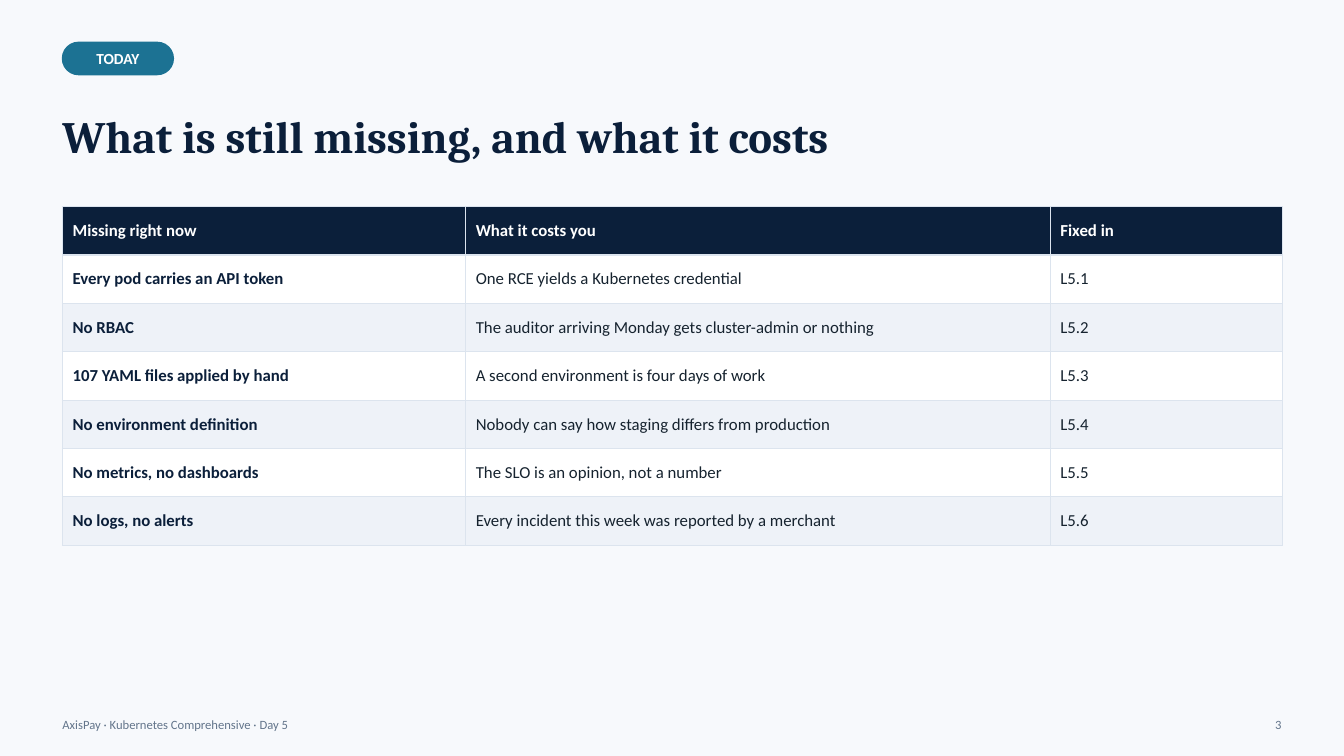
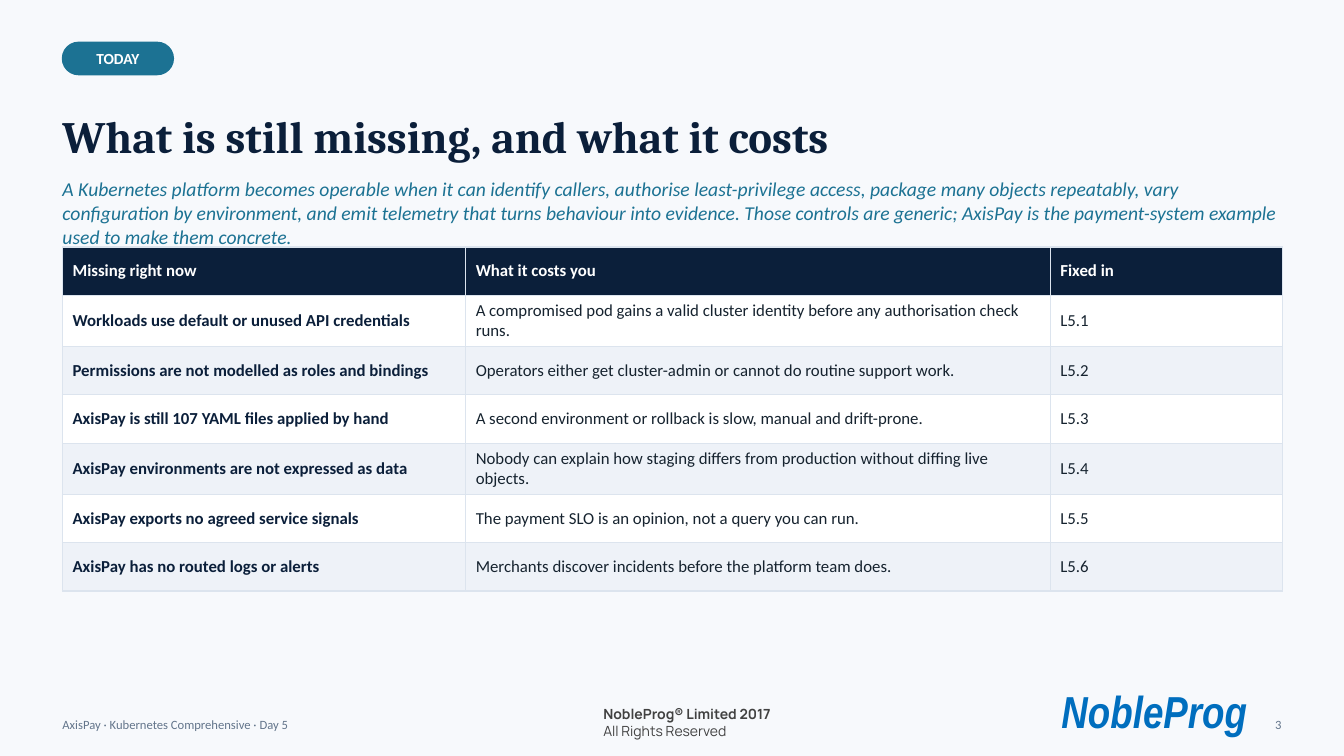
Before and after one commit to kumbulanit/kubernetescompr, a slide deck: slide 3 of days/day5/AxisPay-K8s-Day5.pptx. Drawn at 1344x756 pixels with LibreOffice and Linux fonts; fonts in the diff are those of the drawing; background and template pictures are left out. Boxes give left, top, right and bottom in pixels: in the first picture for what was removed or moved away, otherwise in the second. Text is boxed around its words. In the diff, an @@ line names an element or a change of style, - is before the commit and + after.

```diff
--- a/days/day5/AxisPay-K8s-Day5.pptx
+++ b/days/day5/AxisPay-K8s-Day5.pptx
@@ text added at (x1=62, y1=182, x2=1276, y2=249), 14 pt, text #1C7293, italic @@
+A Kubernetes platform becomes operable when it can identify callers, authorise least-privilege access, package many objects repeatably, vary configuration by environment, and emit telemetry that turns behaviour into evidence. Those controls are generic; AxisPay is the payment-system example used to make them concrete.
@@ table at (x1=63, y1=247, x2=1282, y2=579) @@
-row 2, column 1: Every pod carries an API token
+row 2, column 1: Workloads use default or unused API credentials
-row 2, column 2: One RCE yields a Kubernetes credential
+row 2, column 2: A compromised pod gains a valid cluster identity before any authorisation check runs.
-row 3, column 1: No RBAC
+row 3, column 1: Permissions are not modelled as roles and bindings
-row 3, column 2: The auditor arriving Monday gets cluster-admin or nothing
+row 3, column 2: Operators either get cluster-admin or cannot do routine support work.
-row 4, column 1: 107 YAML files applied by hand
+row 4, column 1: AxisPay is still 107 YAML files applied by hand
-row 4, column 2: A second environment is four days of work
+row 4, column 2: A second environment or rollback is slow, manual and drift-prone.
-row 5, column 1: No environment definition
+row 5, column 1: AxisPay environments are not expressed as data
-row 5, column 2: Nobody can say how staging differs from production
+row 5, column 2: Nobody can explain how staging differs from production without diffing live objects.
-row 6, column 1: No metrics, no dashboards
+row 6, column 1: AxisPay exports no agreed service signals
-row 6, column 2: The SLO is an opinion, not a number
+row 6, column 2: The payment SLO is an opinion, not a query you can run.
-row 7, column 1: No logs, no alerts
+row 7, column 1: AxisPay has no routed logs or alerts
-row 7, column 2: Every incident this week was reported by a merchant
+row 7, column 2: Merchants discover incidents before the platform team does.
@@ table resized from (x1=63, y1=207, x2=1282, y2=533) to (x1=63, y1=247, x2=1282, y2=579) @@
@@ text added at (x1=603, y1=708, x2=771, y2=740), 10 pt, text #414141, bold @@
+NobleProg® Limited 2017
+All Rights Reserved
@@ text added at (x1=1061, y1=695, x2=1247, y2=737), 32 pt, text #006EBE, bold, italic @@
+NobleProg
```
Also in this commit, not shown: 35 other slides changed, 7 slides added, 27 other files.
